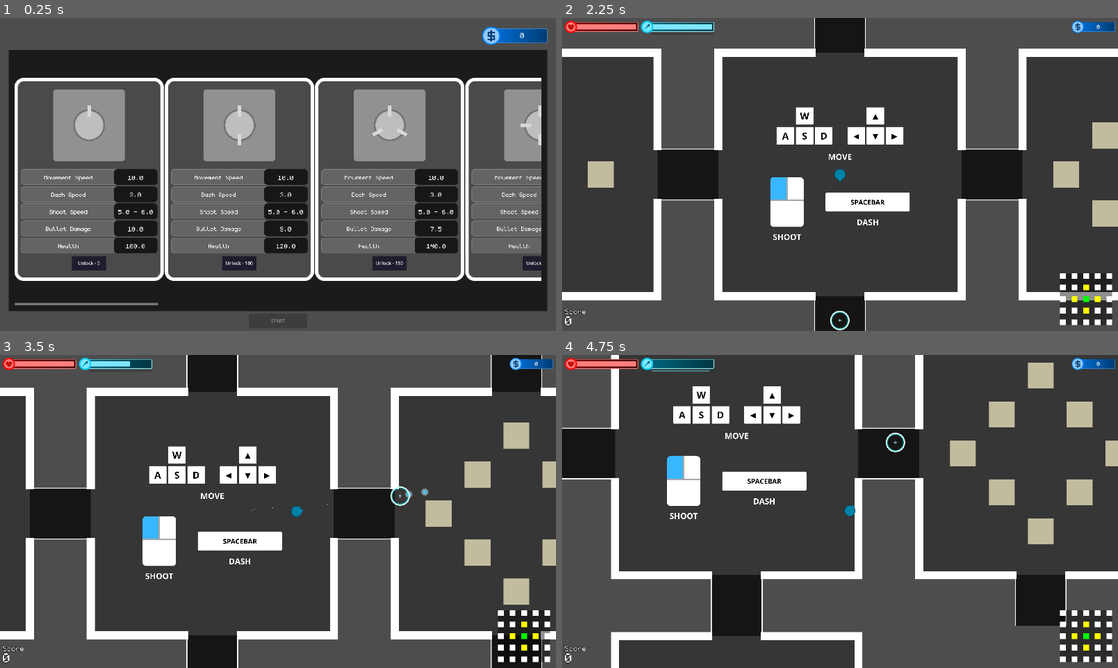
Above: before the commit, frames 1-4 (two rows, left to right).
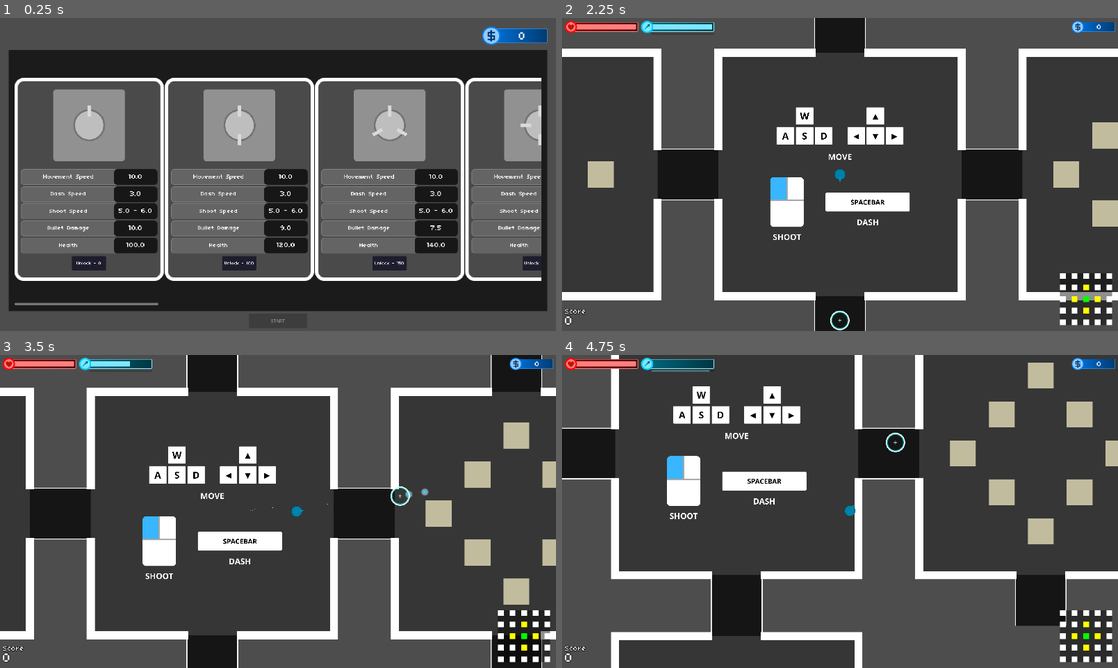
Above: after the commit, the same moments.

Repository: doanryderrhythm/thesis-1-vng-game
Game: Godot game, scene res://scenes/main_scenes/shop_scene.tscn
The game is run twice, just before and just after one commit, with the same random seed, the same clock (stepped at 60 frames per second) and the same inputs.
Inputs (mouse positions are in pixels of both pictures, inside the frame that each line leads up to):
- Up to frame 1 (0.25 s): no input
- Up to frame 2 (2.25 s): click "Unlock - 0" at 0.5 s; click "Equip" at 1.25 s; click "START" at 2 s
- Up to frame 3 (3.5 s): tap Enter at 2.75 s; move the mouse to (400, 495) at 2.77 s; hold Right (right) from 2.78 s (still down); tap Space (dash) at 2.85 s; click (400, 495) at 2.92 s
- Up to frame 4 (4.75 s): move the mouse to (728, 527) at 3.52 s; release Right (right) at 3.53 s; hold Down (down) 3.53-4.28 s; tap Space (dash) at 3.6, 4.35 s; move the mouse to (895, 442) at 4.27 s; hold Right (right) from 4.28 s (still down)

The runs differ from the first frame. In frame 1, 1.8% of the frame differs, in the area x 7-98%, y 4-79%; in frame 2, less than 0.1%; in frame 3, less than 0.1%; in frame 4, less than 0.1%.
Error in both runs: Stack overflow. Check for infinite recursion in your script. (res://scripts/ui/skin_ui_item.gd:52)

Commit message:
Changed the font again

Diff:
--- a/untitled-thesis-1-game/scenes/main_scenes/shop_scene.tscn
+++ b/untitled-thesis-1-game/scenes/main_scenes/shop_scene.tscn
@@ -1,7 +1,7 @@
 [gd_scene format=3 uid="uid://cl6xpd7qlb36r"]
 
 [ext_resource type="Texture2D" uid="uid://dak77hof5amf7" path="res://sprites/bars/coin_count.png" id="1_8r8tc"]
-[ext_resource type="FontFile" uid="uid://dfunwj2gxleet" path="res://fonts/monogram.ttf" id="2_23vwc"]
+[ext_resource type="FontFile" uid="uid://pwniptj2n3oj" path="res://fonts/04B_03__.TTF" id="2_23vwc"]
 
 [sub_resource type="GDScript" id="GDScript_8r8tc"]
 resource_name = "shop_scene"
@@ -119,6 +119,7 @@
 anchor_right = 1.0
 anchor_bottom = 1.0
 offset_left = 52.0
+offset_top = 10.0
 offset_bottom = -4.0
 grow_horizontal = 2
 grow_vertical = 2
--- a/untitled-thesis-1-game/scenes/ui/debug_ui.tscn
+++ b/untitled-thesis-1-game/scenes/ui/debug_ui.tscn
@@ -2,7 +2,6 @@
 
 [ext_resource type="Texture2D" uid="uid://dj6ajch28274c" path="res://sprites/bars/health_bar_main_sprite.png" id="1_14mai"]
 [ext_resource type="Script" uid="uid://ddxe4rdo65rrj" path="res://scripts/ui/debug_ui.gd" id="1_hqpec"]
-[ext_resource type="FontFile" uid="uid://dfunwj2gxleet" path="res://fonts/monogram.ttf" id="2_bcx30"]
 [ext_resource type="Texture2D" uid="uid://cmf4kh1kci1jp" path="res://sprites/bars/health_icon.png" id="2_pu33q"]
 [ext_resource type="Texture2D" uid="uid://b2of4763rak84" path="res://sprites/bars/health_progress.png" id="3_k7b8x"]
 [ext_resource type="Texture2D" uid="uid://ptbjvi1ww8ce" path="res://sprites/bars/dash_icon.png" id="4_fadvp"]
@@ -12,12 +11,13 @@
 [ext_resource type="PackedScene" uid="uid://dlu558v0xtgq" path="res://scenes/ui/room_icon.tscn" id="8_bcd6v"]
 [ext_resource type="Texture2D" uid="uid://br46pgblghmvf" path="res://sprites/ui/pause_button_unselected.png" id="8_f6xhk"]
 [ext_resource type="Texture2D" uid="uid://b2nua0rf6jexh" path="res://sprites/ui/pause_button_pressed.png" id="9_hqpec"]
+[ext_resource type="FontFile" uid="uid://pwniptj2n3oj" path="res://fonts/04B_03__.TTF" id="9_j0te7"]
 [ext_resource type="Texture2D" uid="uid://r0ku0idq14xt" path="res://sprites/ui/pause_button_selected.png" id="10_hr2xk"]
 [ext_resource type="Texture2D" uid="uid://ccmhxs4mq68fr" path="res://sprites/ui/result_screen.png" id="12_hr2xk"]
 
 [sub_resource type="LabelSettings" id="LabelSettings_fadvp"]
 line_spacing = 0.0
-font = ExtResource("2_bcx30")
+font = ExtResource("9_j0te7")
 font_size = 600
 
 [sub_resource type="AtlasTexture" id="AtlasTexture_f6xhk"]
@@ -29,25 +29,25 @@
 region = Rect2(0, 42, 253, 42)
 
 [sub_resource type="LabelSettings" id="LabelSettings_k7b8x"]
-font = ExtResource("2_bcx30")
-font_size = 30
+font = ExtResource("9_j0te7")
+font_size = 26
 
 [sub_resource type="LabelSettings" id="LabelSettings_pu33q"]
-font = ExtResource("2_bcx30")
-font_size = 40
+font = ExtResource("9_j0te7")
+font_size = 26
 outline_size = 6
 outline_color = Color(0, 0, 0, 1)
 
 [sub_resource type="LabelSettings" id="LabelSettings_14mai"]
-font = ExtResource("2_bcx30")
-font_size = 70
+font = ExtResource("9_j0te7")
+font_size = 46
 outline_size = 6
 outline_color = Color(0, 0, 0, 1)
 
 [sub_resource type="LabelSettings" id="LabelSettings_ukyxi"]
 line_spacing = 0.0
-font = ExtResource("2_bcx30")
-font_size = 150
+font = ExtResource("9_j0te7")
+font_size = 124
 outline_size = 10
 outline_color = Color(0, 0, 0, 1)
 
@@ -66,36 +66,36 @@
 
 [sub_resource type="LabelSettings" id="LabelSettings_f6xhk"]
 line_spacing = 0.0
-font = ExtResource("2_bcx30")
-font_size = 60
+font = ExtResource("9_j0te7")
+font_size = 36
 
 [sub_resource type="LabelSettings" id="LabelSettings_hqpec"]
 line_spacing = 0.0
-font = ExtResource("2_bcx30")
-font_size = 60
+font = ExtResource("9_j0te7")
+font_size = 36
 
 [sub_resource type="LabelSettings" id="LabelSettings_hr2xk"]
 line_spacing = 0.0
-font = ExtResource("2_bcx30")
-font_size = 60
+font = ExtResource("9_j0te7")
+font_size = 36
 
 [sub_resource type="LabelSettings" id="LabelSettings_bcd6v"]
 line_spacing = 0.0
-font = ExtResource("2_bcx30")
-font_size = 170
+font = ExtResource("9_j0te7")
+font_size = 100
 font_color = Color(0.105409205, 0.105409205, 0.105409205, 1)
 
 [sub_resource type="LabelSettings" id="LabelSettings_bcx30"]
-font = ExtResource("2_bcx30")
-font_size = 100
+font = ExtResource("9_j0te7")
+font_size = 66
 
 [sub_resource type="LabelSettings" id="LabelSettings_j0te7"]
-font = ExtResource("2_bcx30")
-font_size = 40
+font = ExtResource("9_j0te7")
+font_size = 26
 
 [sub_resource type="LabelSettings" id="LabelSettings_141q6"]
-font = ExtResource("2_bcx30")
-font_size = 40
+font = ExtResource("9_j0te7")
+font_size = 26
 
 [sub_resource type="Animation" id="Animation_k7b8x"]
 length = 0.001
@@ -434,7 +434,8 @@
 anchors_preset = 15
 anchor_right = 1.0
 anchor_bottom = 1.0
-offset_left = 36.0
+offset_left = 40.0
+offset_top = 7.0
 offset_bottom = -3.0
 grow_horizontal = 2
 grow_vertical = 2
@@ -825,7 +826,7 @@
 offset_left = -350.0
 offset_top = -72.00001
 offset_right = 350.0
-offset_bottom = 63.999992
+offset_bottom = 71.999855
 text = "RESULT"
 label_settings = SubResource("LabelSettings_bcd6v")
 horizontal_alignment = 1
--- a/untitled-thesis-1-game/scenes/ui/skin_ui_item.tscn
+++ b/untitled-thesis-1-game/scenes/ui/skin_ui_item.tscn
@@ -2,15 +2,18 @@
 
 [ext_resource type="Texture2D" uid="uid://ct5t4fdfdlu21" path="res://sprites/shop/shop_player_item_ui.png" id="1_8cldl"]
 [ext_resource type="Script" uid="uid://c27ephbav11t1" path="res://scripts/ui/skin_ui_item.gd" id="2_kl2uk"]
-[ext_resource type="FontFile" uid="uid://dfunwj2gxleet" path="res://fonts/monogram.ttf" id="3_hrgff"]
+[ext_resource type="FontFile" uid="uid://pwniptj2n3oj" path="res://fonts/04B_03__.TTF" id="3_hrgff"]
 
 [sub_resource type="LabelSettings" id="LabelSettings_23vwc"]
 font = ExtResource("3_hrgff")
-font_size = 32
+font_size = 20
 
 [sub_resource type="LabelSettings" id="LabelSettings_nj366"]
 font = ExtResource("3_hrgff")
-font_size = 36
+font_size = 26
+
+[sub_resource type="LabelSettings" id="LabelSettings_hrgff"]
+font = ExtResource("3_hrgff")
 
 [node name="SkinUIItem" type="TextureRect" unique_id=293957393]
 custom_minimum_size = Vector2(262, 356)
@@ -236,13 +239,15 @@
 anchor_right = 0.5
 anchor_bottom = 0.5
 offset_left = -30.0
-offset_top = -12.5
+offset_top = -11.5
 offset_right = 30.0
 offset_bottom = 12.5
 grow_horizontal = 2
 grow_vertical = 2
 text = "Unlock"
-horizontal_alignment = 1
+label_settings = SubResource("LabelSettings_hrgff")
+horizontal_alignment = 1
+vertical_alignment = 1
 
 [node name="EquipButton" type="Button" parent="." unique_id=243860223]
 process_mode = 4
@@ -275,6 +280,8 @@
 grow_horizontal = 2
 grow_vertical = 2
 text = "Equip"
-horizontal_alignment = 1
+label_settings = SubResource("LabelSettings_hrgff")
+horizontal_alignment = 1
+vertical_alignment = 1
 
 [connection signal="pressed" from="UnlockButton" to="." method="_on_unlock_button_pressed"]
Binary file added: untitled-thesis-1-game/fonts/04B_03__.TTF
Not shown, added: untitled-thesis-1-game/fonts/04B_03__.TTF.import
